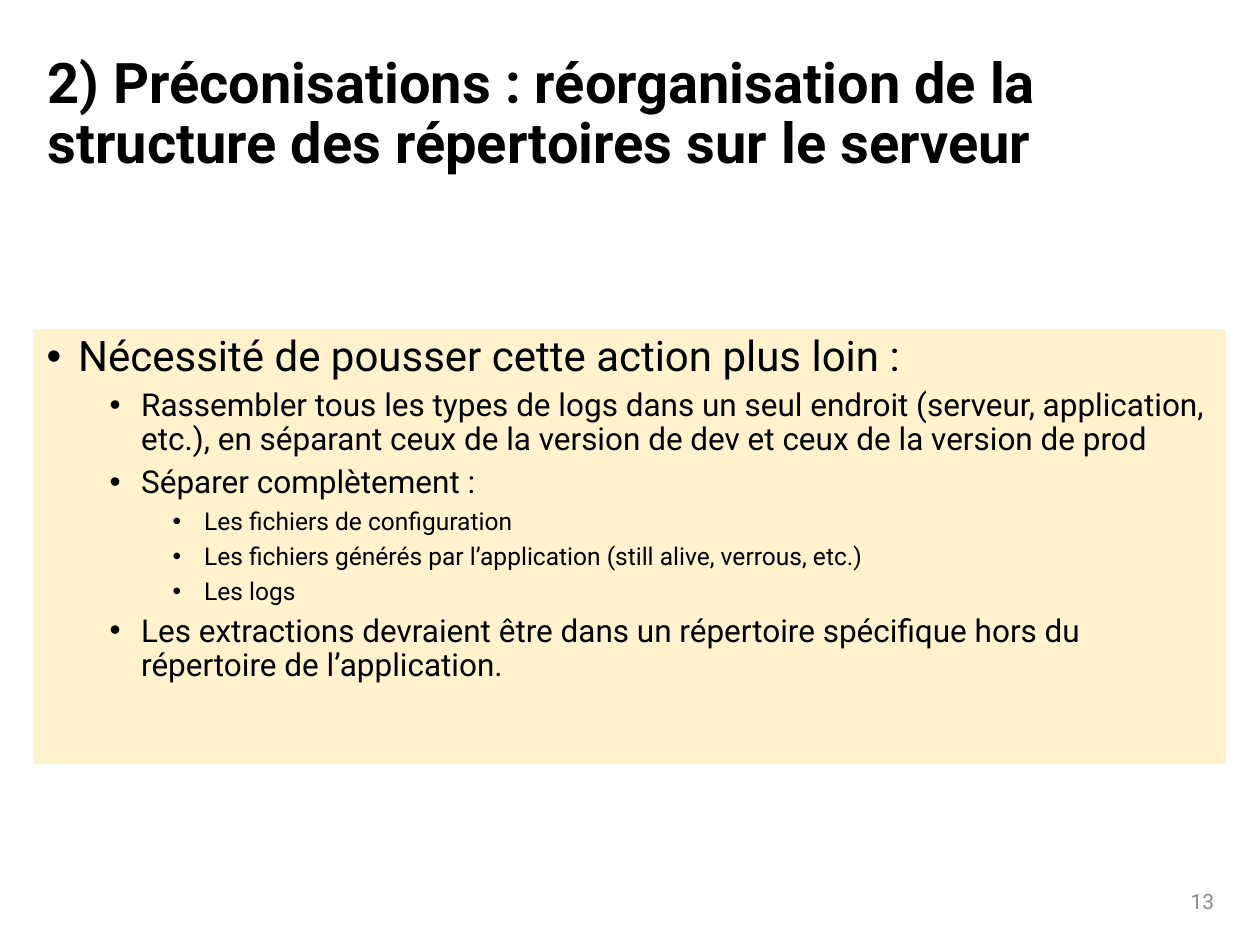
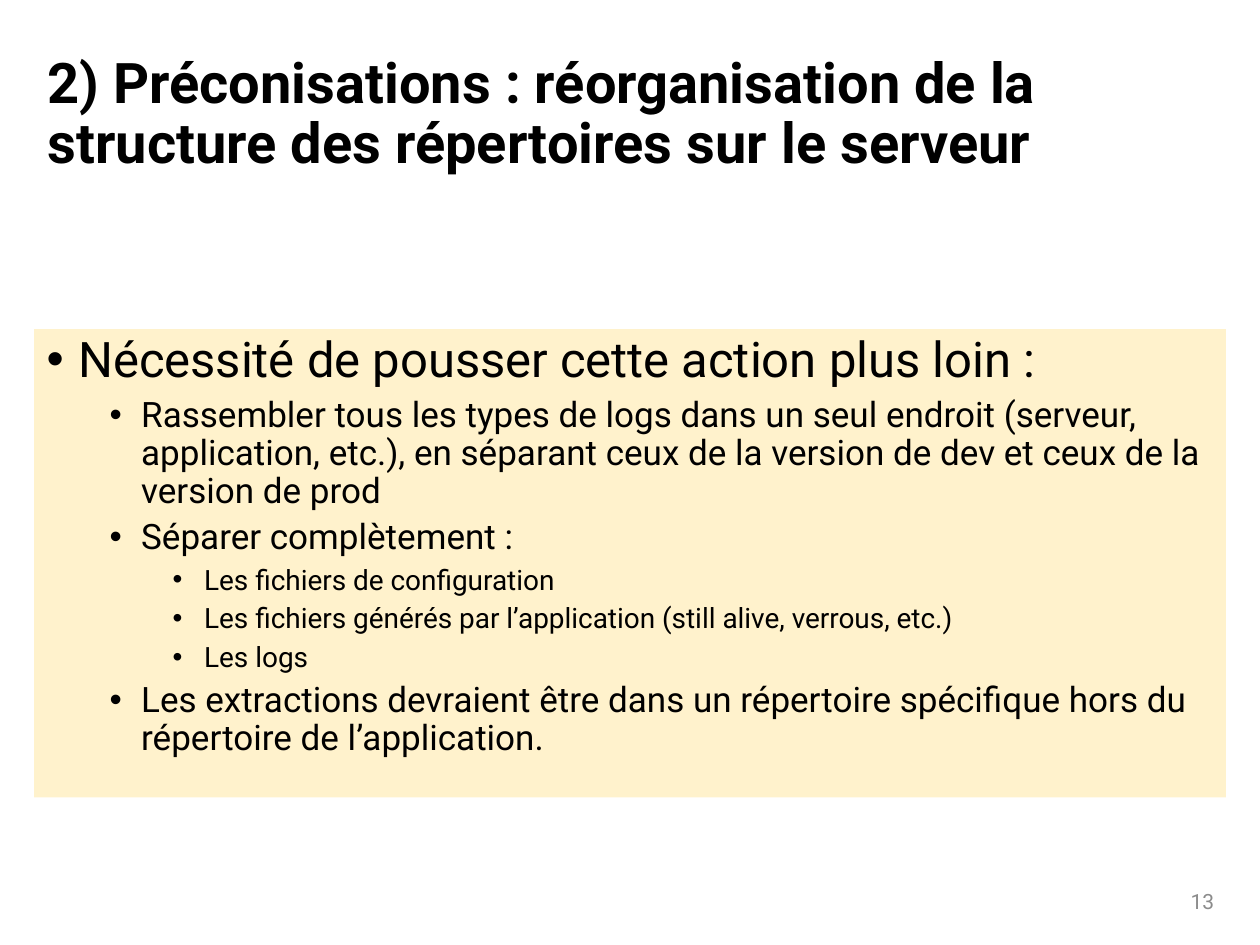
Before and after one commit to dosi-slides/2015_10_geomedia, a slide deck: slide 13 of slides.pptx. Drawn at 1260x945 pixels with LibreOffice and Linux fonts; fonts in the diff are those of the drawing. Boxes give left, top, right and bottom in pixels: in the first picture for what was removed or moved away, otherwise in the second. Text is boxed around its words. In the diff, an @@ line names an element or a change of style, - is before the commit and + after.

```diff
--- a/slides.pptx
+++ b/slides.pptx
@@ rectangle "Nécessité de pousser cette action ...": place and size @@
-rectangle "Nécessité de pousser cette action ..." at [34, 329, 1226, 764]
+rectangle "Nécessité de pousser cette action ..." at [34, 329, 1226, 798]
@@ rectangle "Nécessité de pousser cette action ..." at [34, 329, 1226, 798]: size 24 to 28 pt in "Nécessité de pousser cette action plus loin ..."; size 18 to 20 pt in "Rassembler tous les types de logs dans ...", "Séparer complètement :", "Les extractions devraient être dans un répertoire ..."; size 14 to 16 pt in "Les fichiers de configuration", "Les fichiers générés par l’application (still alive, ...", "Les logs" @@
```
Also in this commit, not shown: 3 other slides changed, 6 slides added, 3 slides removed.
